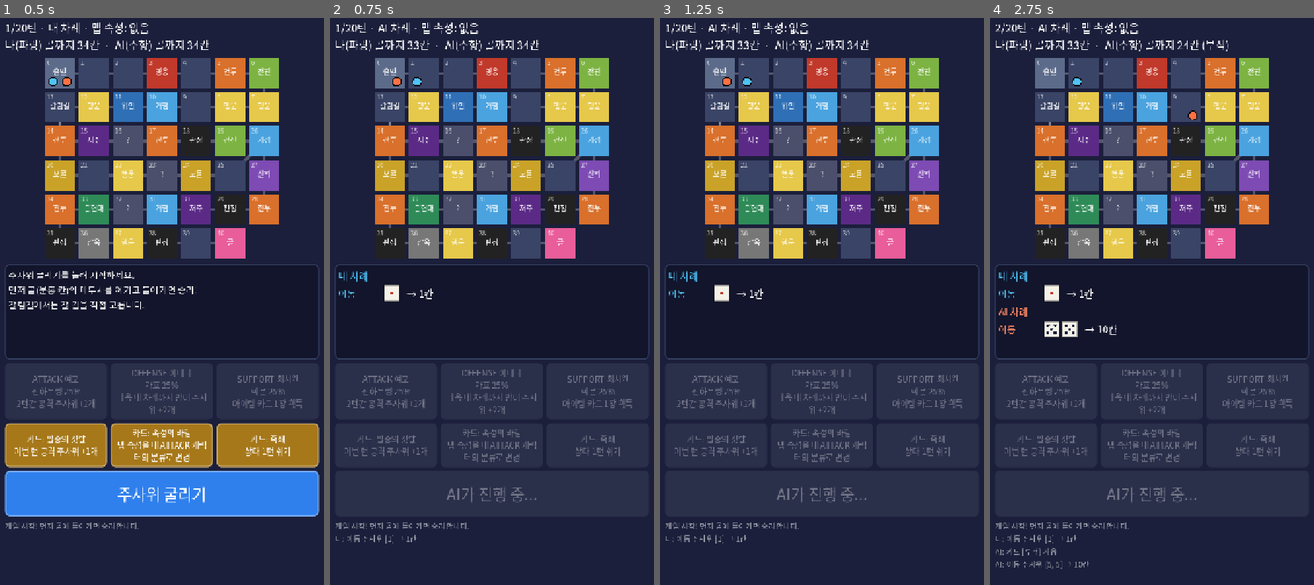
Above: before the commit, frames 1-4 (left to right).
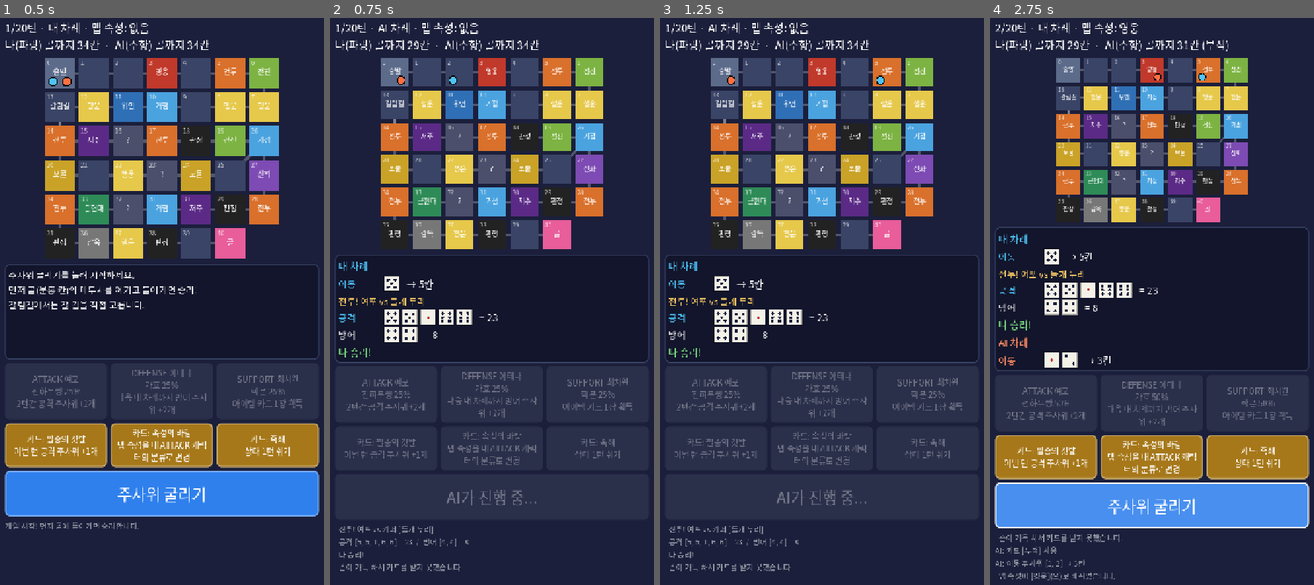
Above: after the commit, the same moments.

Repository: donto333/dice-heroes
Game: Godot game, scene res://scenes/main.tscn
The game is run twice, just before and just after one commit, with the same random seed, the same clock (stepped at 60 frames per second) and the same inputs.
Inputs:
- Up to frame 1 (0.5 s): no input
- Up to frame 2 (0.75 s): click "주사위 굴리기" at 0.5 s
- Up to frame 3 (1.25 s): no input
- Up to frame 4 (2.75 s): tap Enter at 1.25 s

Frame 1 is identical in both runs. In frame 2, 16% of the frame differs, in the area x 1-99%, y 3-98%; in frame 3, 16%; in frame 4, 40%, in the area x 1-99%, y 0-100%.

Commit message:
이동 주사위 확률 조정: 1개는 큰 눈, 2개는 작은 눈이 잘 나오게
- data/rules.json에 이동 주사위 눈 비율 추가 (평균 1개 4.4칸, 2개 5.2칸)
- 규칙 엔진에 비율이 다른 주사위 굴리기 추가
- 검사: 이동 주사위 평균, 두 팀을 번갈아 시작시킨 팀별 승률

Co-Authored-By: Claude Opus 5.5 <noreply@anthropic.com>
Claude-Session: https://claude.ai/code/session_01JPWR7cTXQrxTawoDohtR95

Diff:
--- /dev/null
+++ b/data/rules.json
@@ -0,0 +1,7 @@
+{
+  "_comment": "규칙 수치. move_dice_weights는 이동 주사위의 눈 1~6이 나올 비율이다. 이동 주사위가 1개인 캐릭터는 \"1\", 2개 이상이면 \"2\"를 쓴다. 숫자가 클수록 그 눈이 잘 나온다. 평균: 1개 4.4칸, 2개 5.2칸 (보통 주사위면 3.5칸, 7칸).",
+  "move_dice_weights": {
+    "1": [1, 1, 1, 2, 3, 4],
+    "2": [4, 3, 2, 1, 1, 1]
+  }
+}
--- a/scripts/game_data.gd
+++ b/scripts/game_data.gd
@@ -6,6 +6,7 @@
 const BOARD_PATH := "res://data/board.json"
 const CARDS_PATH := "res://data/cards.json"
 const ABILITIES_PATH := "res://data/abilities.json"
+const RULES_PATH := "res://data/rules.json"
 
 
 static func load_json(path: String) -> Dictionary:
@@ -31,6 +32,7 @@
 		"board": load_json(BOARD_PATH),
 		"cards": load_json(CARDS_PATH).get("cards", {}),
 		"abilities": load_json(ABILITIES_PATH).get("abilities", {}),
+		"rules": load_json(RULES_PATH),
 	}
 
 
--- a/scripts/rules/game.gd
+++ b/scripts/rules/game.gd
@@ -38,6 +38,8 @@
 var cards: Dictionary = {}
 var abilities: Dictionary = {}
 var characters: Dictionary = {}
+## 이동 주사위 눈의 비율. "1"은 주사위 1개일 때, "2"는 2개 이상일 때.
+var move_weights: Dictionary = {}
 
 var players: Array = []
 var current := 0
@@ -66,6 +68,7 @@
 		rng.randomize()
 	cards = data.get("cards", {})
 	abilities = data.get("abilities", {})
+	move_weights = data.get("rules", {}).get("move_dice_weights", {})
 	characters = {}
 	for character in data.get("characters", []):
 		characters[character["id"]] = character
@@ -230,6 +233,31 @@
 	return rolls
 
 
+## 눈마다 나올 비율을 정한 주사위. weights는 눈 1~6의 비율 6개. 비어 있으면 보통 주사위.
+func roll_weighted_dice(count: int, weights: Array) -> Array:
+	if weights.size() != 6:
+		return roll_dice(count)
+	var total := 0
+	for weight in weights:
+		total += int(weight)
+	var rolls: Array = []
+	for i in max(count, 0):
+		var pick := rng.randi_range(1, max(total, 1))
+		var face := 6
+		for index in 6:
+			pick -= int(weights[index])
+			if pick <= 0:
+				face = index + 1
+				break
+		rolls.append(face)
+	return rolls
+
+
+## 이동 주사위 개수에 맞는 눈 비율.
+func move_weights_for(count: int) -> Array:
+	return move_weights.get("1" if count <= 1 else "2", [])
+
+
 func _sum(values: Array) -> int:
 	var total := 0
 	for value in values:
@@ -309,7 +337,7 @@
 		say("%s: 이동 %d칸 (고정)" % [player["name"], total])
 	else:
 		var count: int = max(1, int(mover["move"]) + effect_sum(current, "move_dice"))
-		rolls = roll_dice(count)
+		rolls = roll_weighted_dice(count, move_weights_for(count))
 		total = _sum(rolls)
 		say("%s: 이동 주사위 %s → %d칸" % [player["name"], str(rolls), total])
 	var bonus := 0
--- a/tests/run_tests.gd
+++ b/tests/run_tests.gd
@@ -32,6 +32,7 @@
 	_test_references()
 	_test_random_tiles()
 	_test_battle_odds()
+	_test_move_dice()
 	_test_fork_choice()
 	_test_checkpoints()
 	_test_full_games()
@@ -49,9 +50,9 @@
 		_failures.append(message)
 
 
-func _new_game(seed_value: int):
+func _new_game(seed_value: int, parties: Array = PARTIES):
 	var game = Game.new()
-	game.setup(_data, PARTIES, seed_value)
+	game.setup(_data, parties, seed_value)
 	return game
 
 
@@ -163,6 +164,27 @@
 	_check(even_rate > 0.65 and even_rate < 0.90, "주사위 4대3 승률이 예상 범위를 벗어남: %.2f" % even_rate)
 
 
+## 이동 주사위의 눈 비율이 데이터대로 나오는지 확인한다. 1개는 큰 눈, 2개는 작은 눈이 잘 나와야 한다.
+func _test_move_dice() -> void:
+	var game = _new_game(21)
+	var trials := 6000
+	var one_total := 0
+	var two_total := 0
+	for i in trials:
+		one_total += game._sum(game.roll_weighted_dice(1, game.move_weights_for(1)))
+		two_total += game._sum(game.roll_weighted_dice(2, game.move_weights_for(2)))
+	var one_mean := float(one_total) / trials
+	var two_mean := float(two_total) / trials
+	print("[이동 주사위] 1개 평균 %.2f칸 · 2개 평균 %.2f칸" % [one_mean, two_mean])
+	_check(one_mean > 3.6, "주사위 1개의 평균이 보통 주사위(3.5)보다 크지 않음: %.2f" % one_mean)
+	_check(two_mean < 6.8, "주사위 2개의 평균이 보통 주사위(7)보다 작지 않음: %.2f" % two_mean)
+	var faces := {}
+	for value in game.roll_weighted_dice(500, game.move_weights_for(1)):
+		_check(int(value) >= 1 and int(value) <= 6, "이동 주사위 눈이 1~6을 벗어남")
+		faces[int(value)] = true
+	_check(faces.size() == 6, "이동 주사위에서 나오지 않는 눈이 있음")
+
+
 ## 갈림길(13번)에서 멈추고, 고른 길로 남은 칸만큼 가는지 확인한다.
 func _test_fork_choice() -> void:
 	var game = _new_game(11)
@@ -221,8 +243,10 @@
 	var total_rounds := 0
 	var player_battles := 0
 	var keeper_battles := 0
+	var team_wins := {}
 	for seed_value in SIM_GAMES:
-		var game = _new_game(seed_value + 100)
+		var parties: Array = PARTIES if seed_value % 2 == 0 else [PARTIES[1], PARTIES[0]]
+		var game = _new_game(seed_value + 100, parties)
 		game.take_events()
 		var shown := [game.start_id, game.start_id]
 		var steps := 0
@@ -256,9 +280,13 @@
 			first_wins += 1
 		elif game.winner == 1:
 			second_wins += 1
+		if game.winner == 0 or game.winner == 1:
+			var team: String = game.char_of(game.winner, "attack")["name"] + " 팀"
+			team_wins[team] = int(team_wins.get(team, 0)) + 1
 		if game.winner >= 0 and game.winner < 2 and game.nodes[int(game.players[game.winner]["pos"])]["type"] == "goal":
 			goal_wins += 1
 	print("[통계] %d판 · 평균 %.1f턴 · 골인으로 끝남 %d판 · 선공 승 %d · 후공 승 %d · 무승부 %d · 판당 전투: 플레이어끼리 %.2f회, 키퍼 %.2f회" % [
 		SIM_GAMES, float(total_rounds) / SIM_GAMES, goal_wins, first_wins, second_wins, draws,
 		float(player_battles) / SIM_GAMES, float(keeper_battles) / SIM_GAMES])
+	print("[팀별 승리] %s (두 팀이 번갈아 먼저 시작)" % str(team_wins))
 	_check(goal_wins > 0, "골인으로 끝난 판이 하나도 없음")
